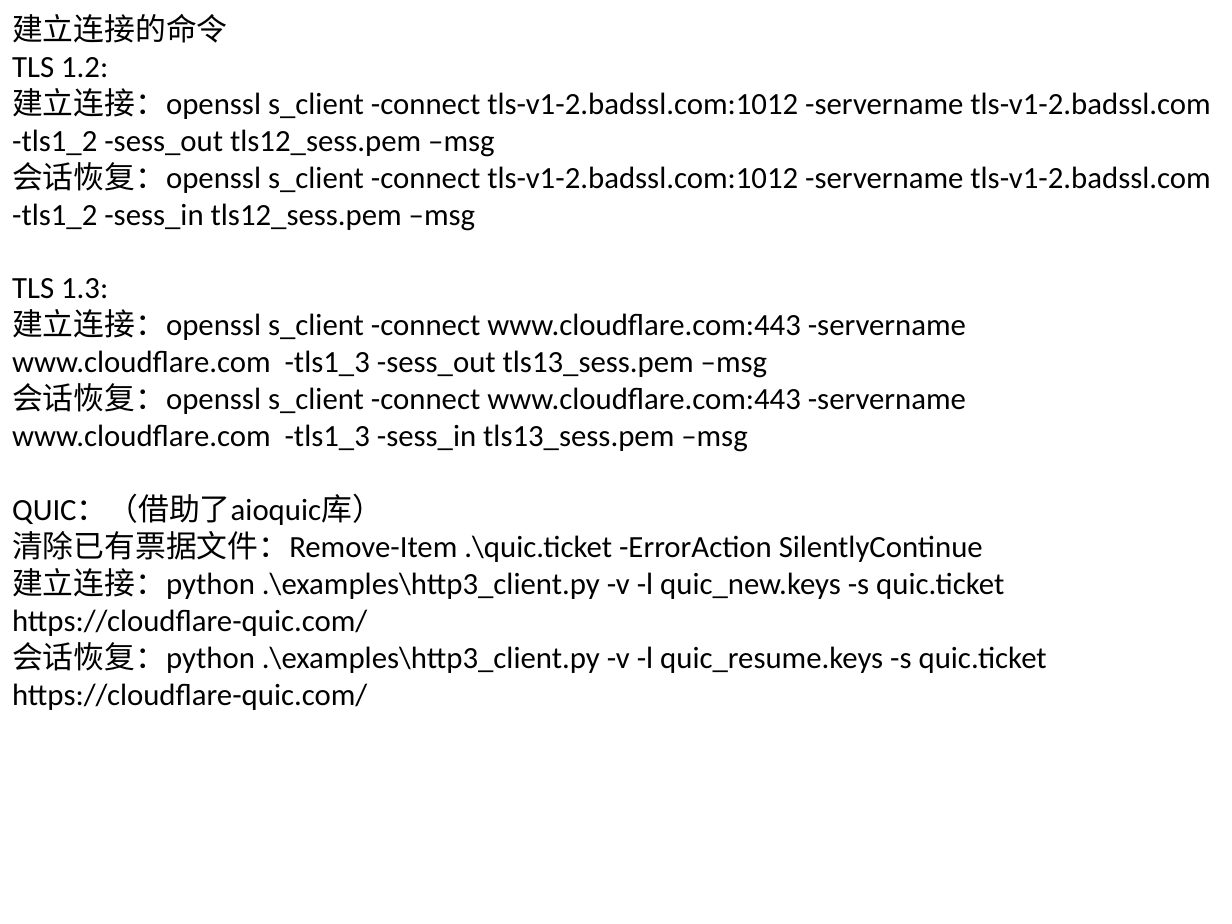
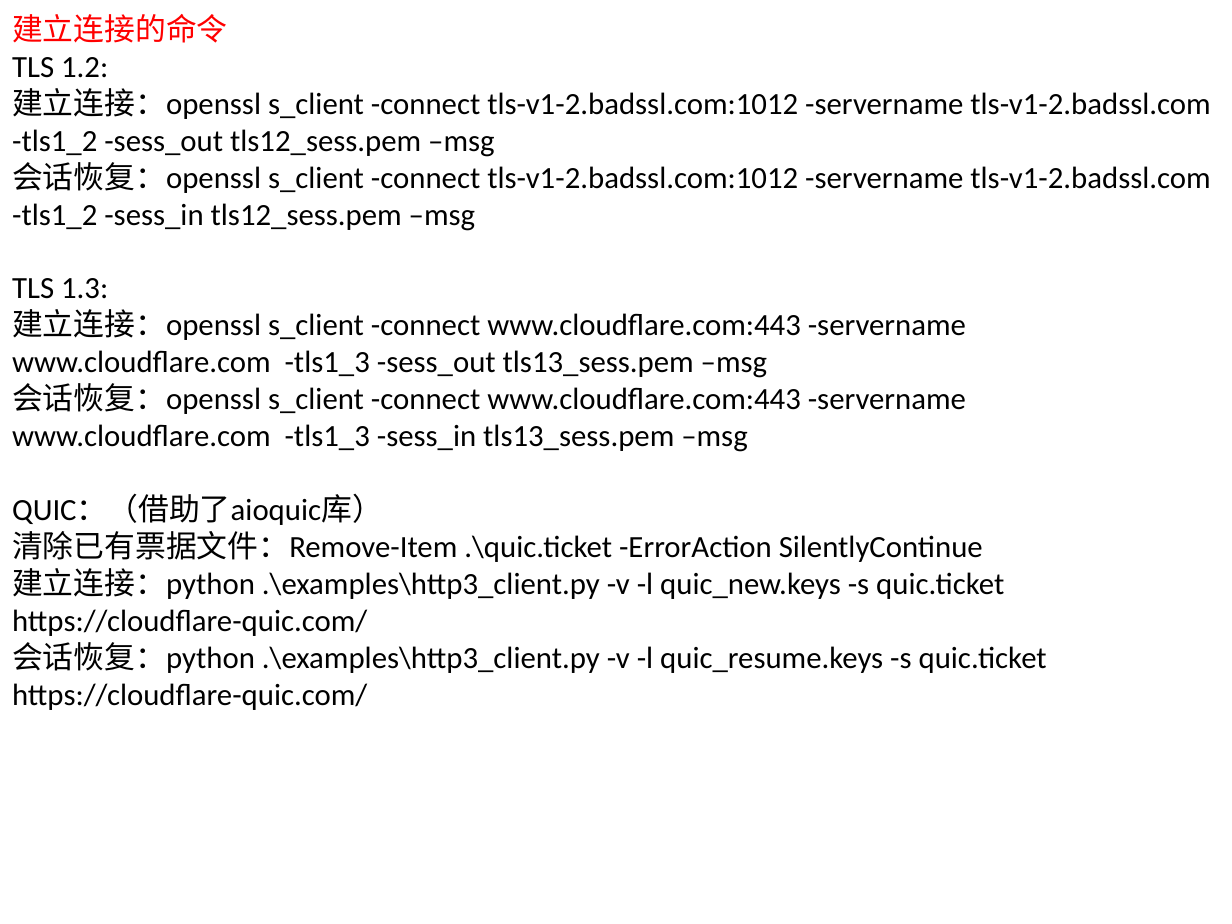
Before and after one commit to wewin909/bupt-2026-team-homework, a slide deck: slide 2 of secure-protocol/out/secure_protocol_template.pptx. Drawn at 1232x924 pixels with LibreOffice and Linux fonts; fonts in the diff are those of the drawing. Boxes give left, top, right and bottom in pixels: in the first picture for what was removed or moved away, otherwise in the second. Text is boxed around its words. In the diff, an @@ line names an element or a change of style, - is before the commit and + after.

Commit message:
update-secure_prorotol-ppt

```diff
--- a/secure-protocol/out/secure_protocol_template.pptx
+++ b/secure-protocol/out/secure_protocol_template.pptx
@@ text at box(12, 14, 228, 43): text colour #000000 to #FF0000 in "建立连接的命令" @@
```
